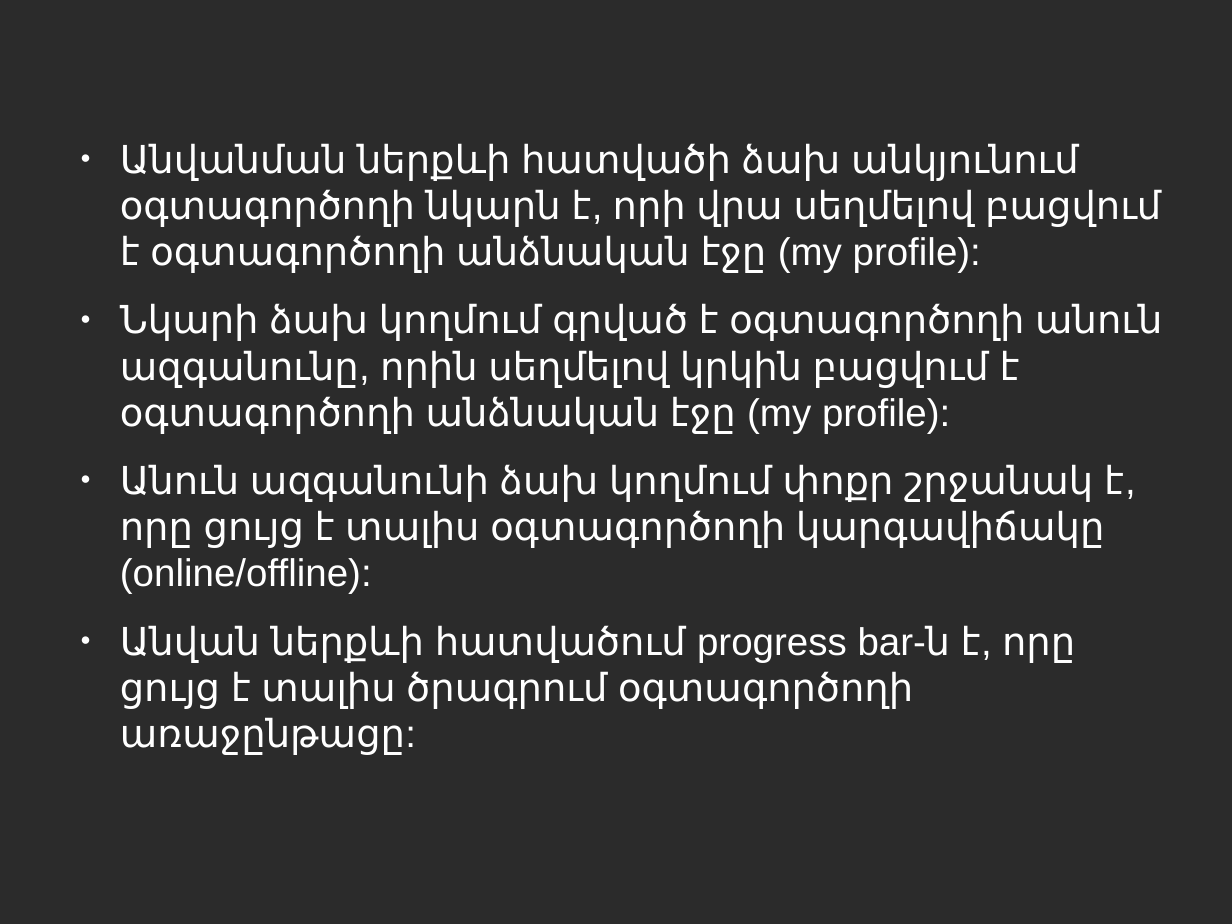
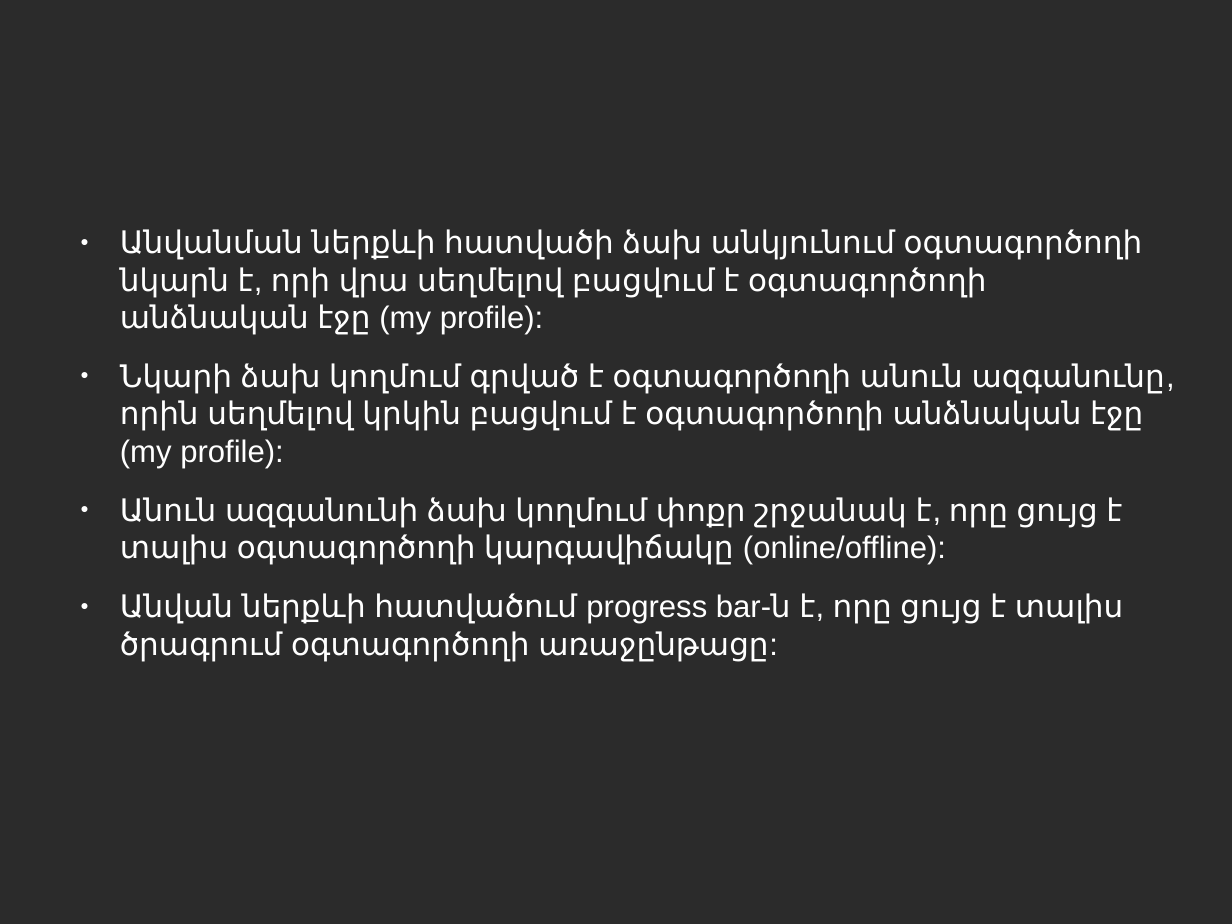
Before and after one commit to vanit-basic/instant_messenger, a slide deck: slide 12 of Documentation/Documentation.odp. Drawn at 1232x924 pixels with LibreOffice and Linux fonts; fonts in the diff are those of the drawing; background and template pictures are left out; a plain dark background stands for a picture behind light text. Boxes give left, top, right and bottom in pixels: in the first picture for what was removed or moved away, otherwise in the second. Text is boxed around its words. In the diff, an @@ line names an element or a change of style, - is before the commit and + after.

```diff
--- a/Documentation/Documentation.odp
+++ b/Documentation/Documentation.odp
@@ text "Անվանման ներքևի հատվածի ձախ անկյունում ...": place and size @@
-text "Անվանման ներքևի հատվածի ձախ անկյունում ..." at box(120, 143, 1162, 663)
+text "Անվանման ներքևի հատվածի ձախ անկյունում ..." at box(120, 229, 1165, 661)
@@ text "Անվանման ներքևի հատվածի ձախ անկյունում ..." at box(120, 229, 1165, 661): size 24.8 to 20 pt @@
```
Also in this commit, not shown: 8 other slides changed.
